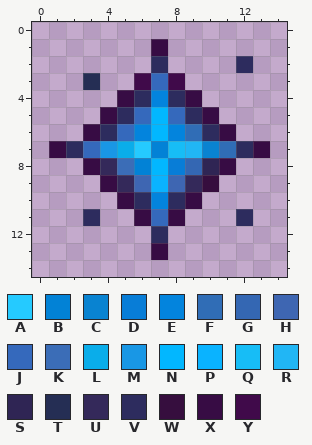
Pixel-art sprite, stored at Assets/star_particle.png. That is the earlier state.
The file is 15x15 pixels. Colours within 5 levels of each other are drawn and written as one.
Palette (. is transparent): A #25caff  B #0282d6  C #0983d1  D #087dd7  E #0384dd  F #306db6  G #3467b3  H #3e66b2  J #3569bc  K #3b6db7  L #0aadea  M #1997e5  N #02b7ff  P #0ab3ff  Q #17bdf6  R #21b6f5  S #2f2554  T #252e54  U #34295a  V #2d2c5e  W #360e3e  X #370c44  Y #400a4a
Now the later version:
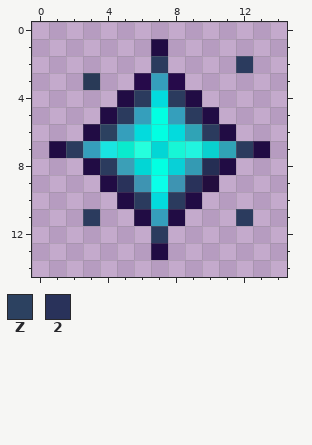
Colours new in this view: Z #2c4160  2 #29325a
From old to new:
Colour A changes from #25caff to #25ffdd.
Colour B changes from #0282d6 to #02d6d5.
Colour C changes from #0983d1 to #09d1cf.
Colour D changes from #087dd7 to #08d0d7.
Colour E changes from #0384dd to #03dbdd.
Colour F changes from #306db6 to #30a3b6.
Colour G changes from #3467b3 to #349ab3.
Colour H changes from #3e66b2 to #3e94b2.
Colour J changes from #3569bc to #359fbc.
Colour K changes from #3b6db7 to #3b9fb7.
Colour L changes from #0aadea to #0aeacd.
Colour M changes from #1997e5 to #19e5e1.
Colour N changes from #02b7ff to #02ffe2.
Colour P changes from #0ab3ff to #0affe9.
Colour Q changes from #17bdf6 to #17f6d6.
Colour R changes from #21b6f5 to #21f5df.
Colour S changes from #2f2554 to #252e54.
Colour T changes from #252e54 to #293a57.
Colour V changes from #2d2c5e to #2b3b5e.
Colour W changes from #360e3e to #230e3e.
Colour X changes from #370c44 to #210c44.
Colour Y changes from #400a4a to #260a4a.
The author changed colour U to colour 2 in row 9 at x 5 and 9.
The author changed colour U to colour V in row 8 at x 4.
The author changed colour V to colour Z in row 6 at x 4.
Boxes around the changes in both pictures, in picture pixels (x1, y1, x2, y2):
changed: (49, 39, 270, 260)
